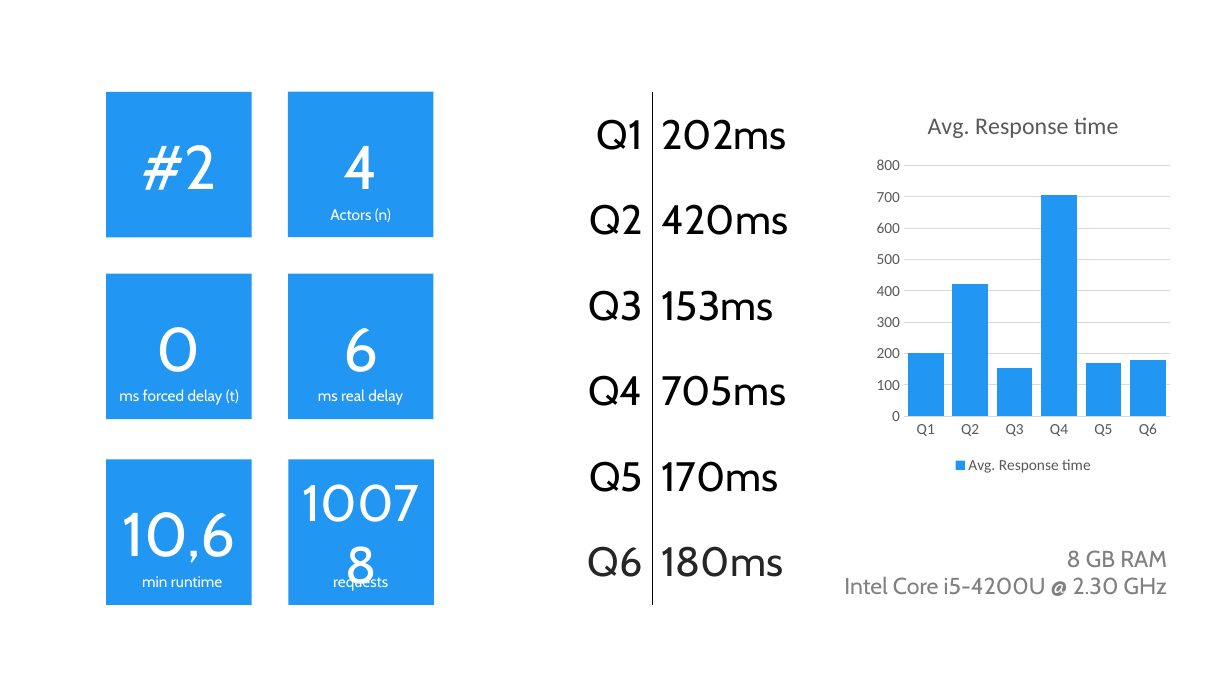
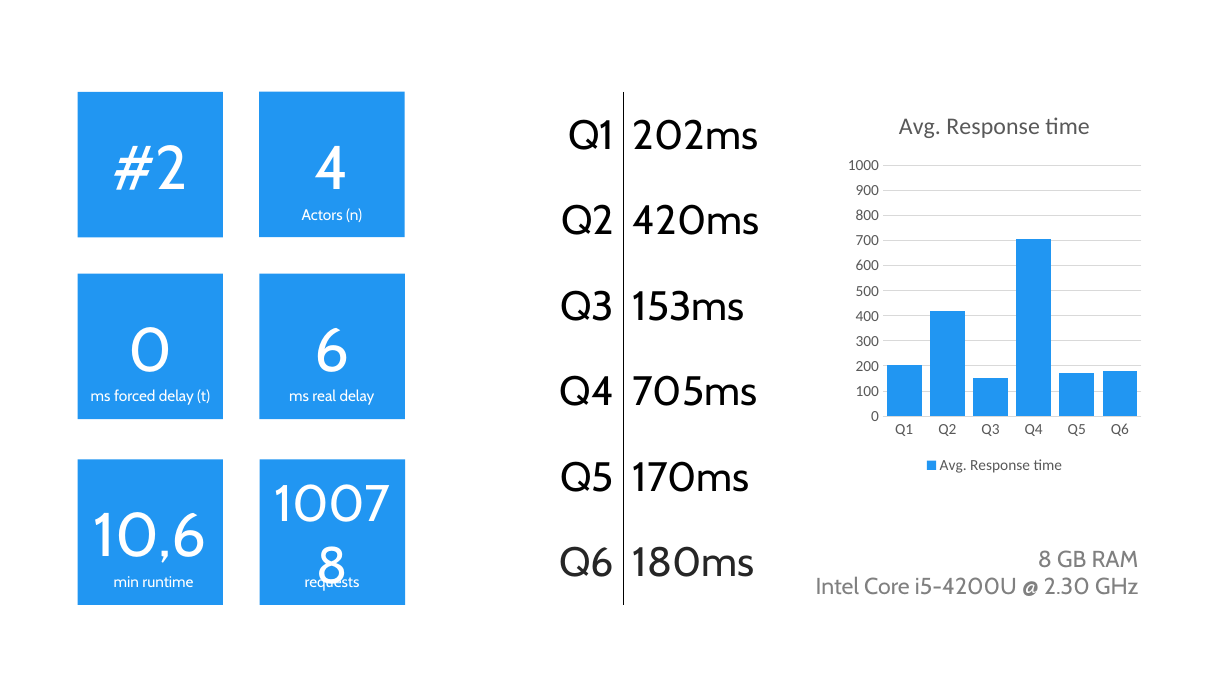
Before and after one commit to elordin/dbs, a slide deck: slide 2 of u07/Results.pptx. Drawn at 1232x693 pixels with LibreOffice and Linux fonts; fonts in the diff are those of the drawing. Boxes give left, top, right and bottom in pixels: in the first picture for what was removed or moved away, otherwise in the second. Text is boxed around its words. In the diff, an @@ line names an element or a change of style, - is before the commit and + after.

```diff
--- a/u07/Results.pptx
+++ b/u07/Results.pptx
@@ column chart at bbox=[842, 91, 1148, 478] @@
@@ value axis changed @@
@@ 6 rectangles, 6 texts, 1 table, 1 column chart: place and size @@
-6 rectangles, 6 texts, 1 table, 1 column chart at bbox=[106, 91, 1177, 604]
+6 rectangles, 6 texts, 1 table, 1 column chart at bbox=[78, 91, 1148, 604]
```
Also in this commit, not shown: 2 other slides changed, 1 slide added, 9 other files.
